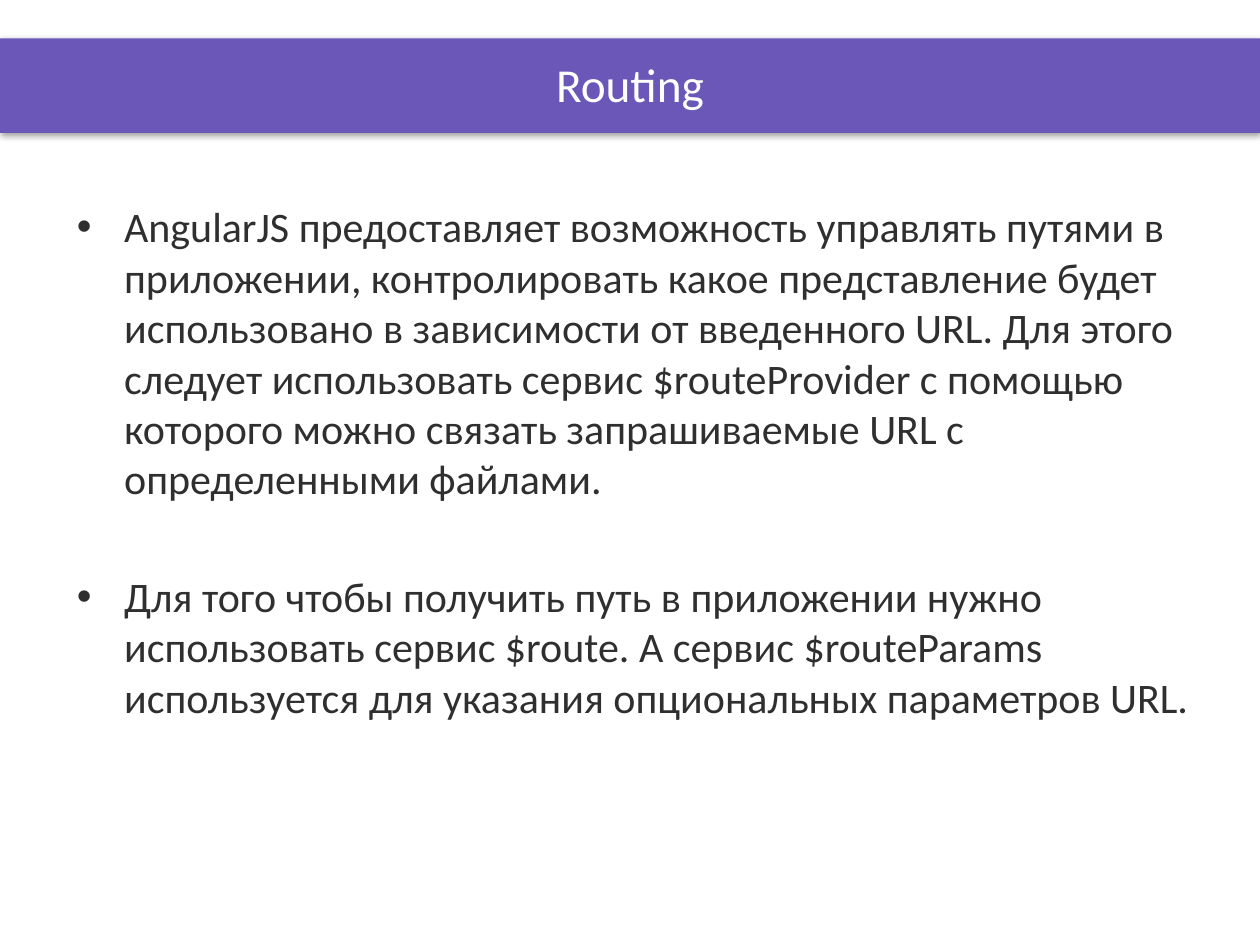
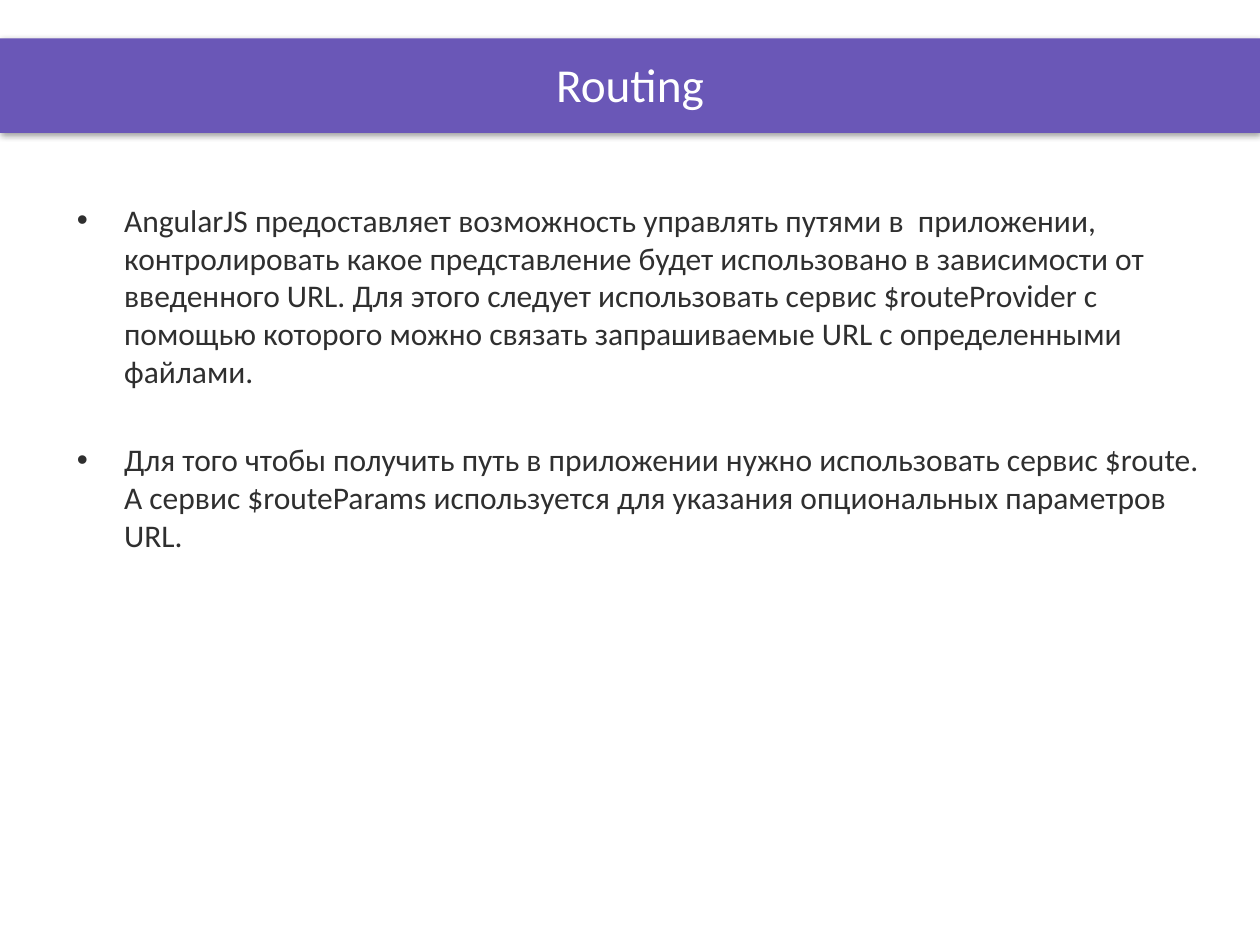
Before and after one commit to DinamickaDevelopment/ignite, a slide deck: slide 2 of AngularJS/lesson_16/Presentation/Routing.pptx. Drawn at 1260x945 pixels with LibreOffice and Linux fonts; fonts in the diff are those of the drawing; background and template pictures are left out. Boxes give left, top, right and bottom in pixels: in the first picture for what was removed or moved away, otherwise in the second. Text is boxed around its words. In the diff, an @@ line names an element or a change of style, - is before the commit and + after.

```diff
--- a/AngularJS/lesson_16/Presentation/Routing.pptx
+++ b/AngularJS/lesson_16/Presentation/Routing.pptx
@@ text "AngularJS предоставляет возможность управлять путями ..." at (x1=124, y1=210, x2=1198, y2=548): size 24 to 18 pt; less space between paragraphs @@
```
Also in this commit, not shown: 4 other slides changed, 9 other files.
